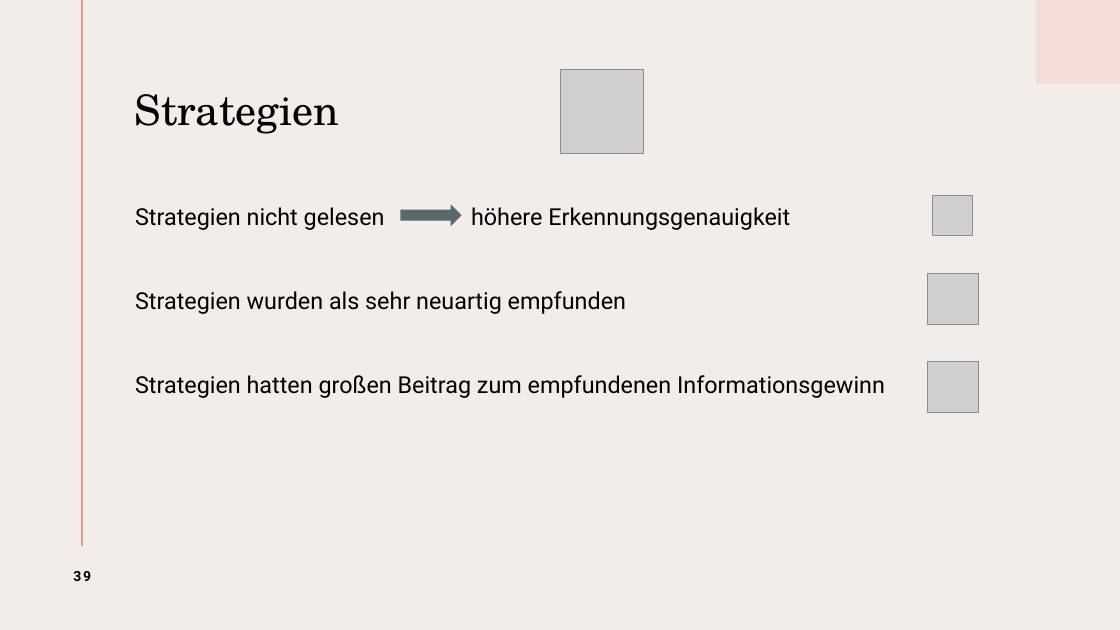
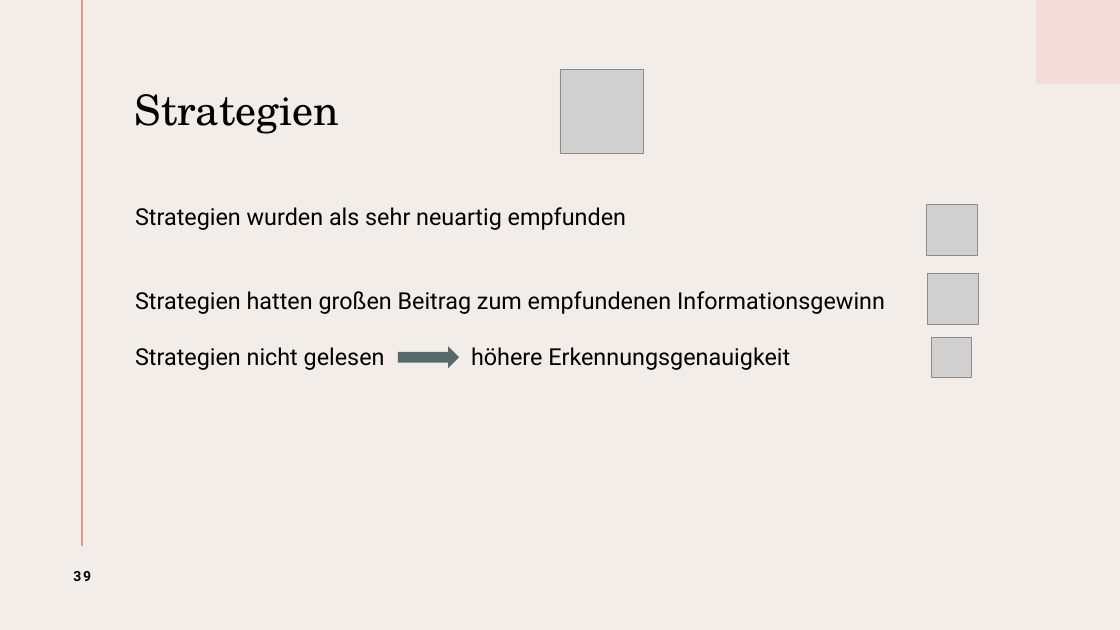
Before and after one commit to ToniHantschmann/deepfake_detector, a slide deck: slide 39 of presentation/presentation.pptx. Drawn at 1120x630 pixels with LibreOffice and Linux fonts; fonts in the diff are those of the drawing; grey boxes stand for pictures. Boxes give left, top, right and bottom in pixels: in the first picture for what was removed or moved away, otherwise in the second. Text is boxed around its words. In the diff, an @@ line names an element or a change of style, - is before the commit and + after.

Commit message:
small changes

```diff
--- a/presentation/presentation.pptx
+++ b/presentation/presentation.pptx
@@ text at (x1=135, y1=207, x2=790, y2=230): paragraph removed @@
-Strategien nicht gelesen höhere Erkennungsgenauigkeit
@@ picture moved from (x1=928, y1=362, x2=979, y2=413) to (x1=927, y1=204, x2=978, y2=255) @@
@@ text at (x1=135, y1=347, x2=790, y2=370): paragraph added @@
+Strategien nicht gelesen höhere Erkennungsgenauigkeit
@@ right arrow moved from (x1=401, y1=204, x2=462, y2=226) to (x1=398, y1=346, x2=460, y2=368) @@
@@ picture moved from (x1=933, y1=195, x2=973, y2=235) to (x1=932, y1=337, x2=972, y2=377) @@
```
Also in this commit, not shown: 1 other slide changed.
